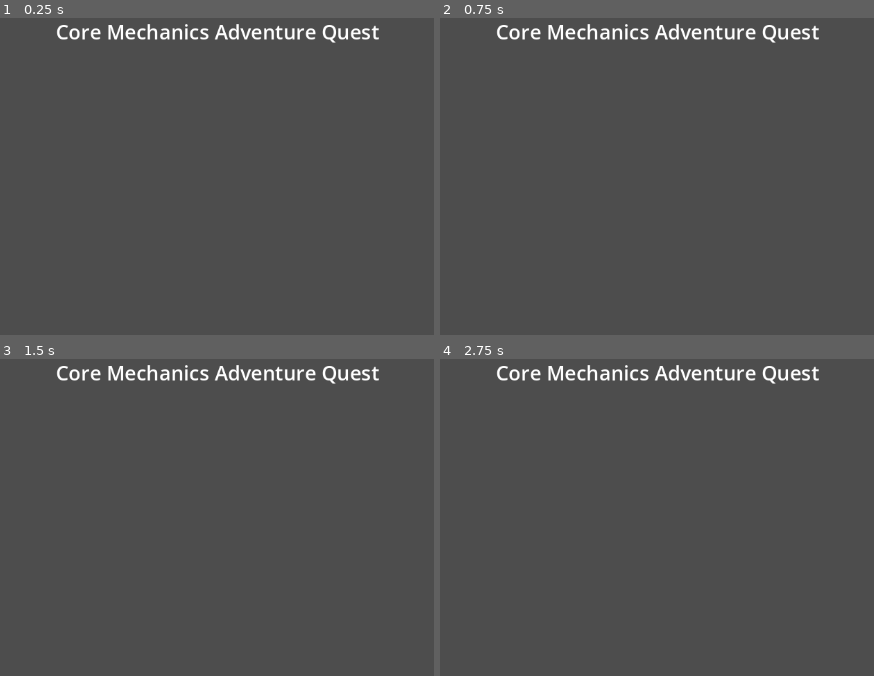
Above: before the commit, frames 1-4 (two rows, left to right).
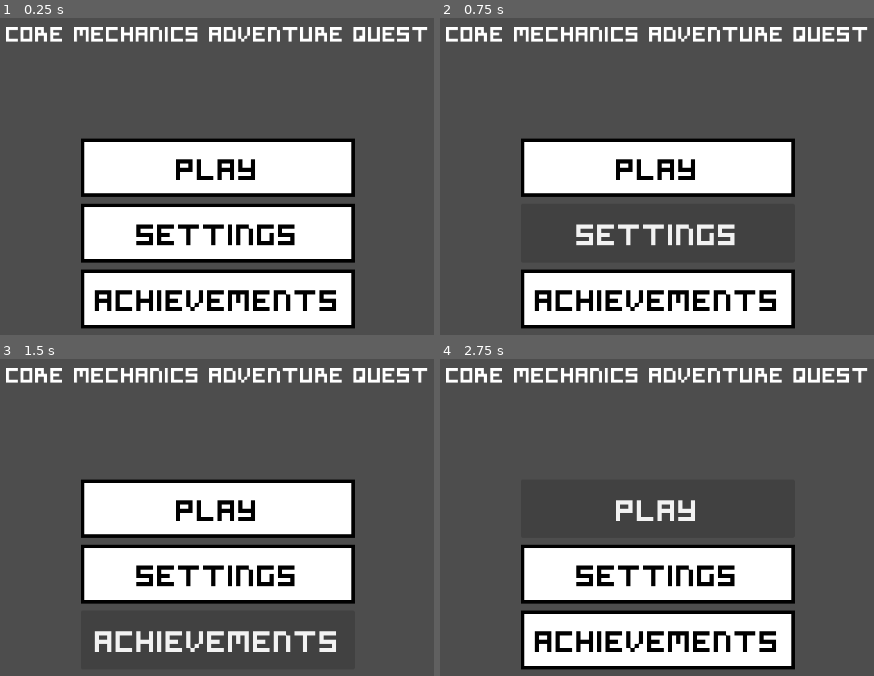
Above: after the commit, the same moments.

Repository: AramCZdev/Core-Mechanics-Adventure-Quest
Game: Godot game, scene res://scenes/mainmenu.tscn
The game is run twice, just before and just after one commit, with the same random seed, the same clock (stepped at 60 frames per second) and the same inputs. The project has no main scene, so this scene is started directly.
Inputs (mouse positions are in pixels of both pictures, inside the frame that each line leads up to):
- Up to frame 1 (0.25 s): no input
- Up to frame 2 (0.75 s): click (657, 233) at 0.5 s, where only the run after the commit has a clickable "Settings"
- Up to frame 3 (1.5 s): click (217, 641) at 1.25 s, where only the run after the commit has a clickable "Achievements"
- Up to frame 4 (2.75 s): click (657, 507) at 2 s, where only the run after the commit has a clickable "Play"

The runs differ from the first frame. In frame 1, 38% of the frame differs, in the area x 1-99%, y 1-99%; in frame 2, 27%; in frame 3, 28%; in frame 4, 27%.

Commit message:
Basic theme and buttons in the main menu

Diff:
--- /dev/null
+++ b/default_theme.tres
@@ -0,0 +1,17 @@
+[gd_resource type="Theme" format=3 uid="uid://b3d0wtk288b5d"]
+
+[ext_resource type="FontFile" uid="uid://deipet8iqu8q1" path="res://assets/Fonts/Symtext.ttf" id="1_e7bfs"]
+
+[sub_resource type="StyleBoxFlat" id="StyleBoxFlat_76dhe"]
+bg_color = Color(1, 1, 1, 1)
+border_width_left = 5
+border_width_top = 5
+border_width_right = 5
+border_width_bottom = 5
+border_color = Color(0, 0, 0, 1)
+
+[resource]
+default_font = ExtResource("1_e7bfs")
+Button/colors/font_color = Color(0, 0, 0, 1)
+Button/fonts/font = ExtResource("1_e7bfs")
+Button/styles/normal = SubResource("StyleBoxFlat_76dhe")
--- a/project.godot
+++ b/project.godot
@@ -14,6 +14,10 @@
 config/features=PackedStringArray("4.7")
 config/icon="res://assets/icon.svg"
 
+[gui]
+
+theme/custom_font="uid://deipet8iqu8q1"
+
 [rendering]
 
 renderer/rendering_method="gl_compatibility"
--- a/scenes/mainmenu.tscn
+++ b/scenes/mainmenu.tscn
@@ -1,4 +1,6 @@
 [gd_scene format=3 uid="uid://um3klr5elj32"]
+
+[ext_resource type="Theme" uid="uid://b3d0wtk288b5d" path="res://default_theme.tres" id="1_5mbse"]
 
 [node name="Control" type="Control" unique_id=204213643]
 layout_mode = 3
@@ -22,3 +24,40 @@
 text = "Core Mechanics Adventure Quest"
 horizontal_alignment = 1
 vertical_alignment = 1
+
+[node name="VBoxContainer" type="VBoxContainer" parent="." unique_id=389214622]
+layout_mode = 1
+anchors_preset = 8
+anchor_left = 0.5
+anchor_top = 0.5
+anchor_right = 0.5
+anchor_bottom = 0.5
+offset_left = -197.5
+offset_top = -137.25
+offset_right = 197.5
+offset_bottom = 137.25
+grow_horizontal = 2
+grow_vertical = 2
+theme_override_constants/separation = 10
+alignment = 1
+
+[node name="Play" type="Button" parent="VBoxContainer" unique_id=843432472]
+layout_mode = 2
+size_flags_vertical = 3
+theme = ExtResource("1_5mbse")
+theme_override_font_sizes/font_size = 41
+text = "Play"
+
+[node name="Settings" type="Button" parent="VBoxContainer" unique_id=2119407816]
+layout_mode = 2
+size_flags_vertical = 3
+theme = ExtResource("1_5mbse")
+theme_override_font_sizes/font_size = 41
+text = "Settings"
+
+[node name="Achievements" type="Button" parent="VBoxContainer" unique_id=1854912389]
+layout_mode = 2
+size_flags_vertical = 3
+theme = ExtResource("1_5mbse")
+theme_override_font_sizes/font_size = 41
+text = "Achievements"
Binary file added: assets/Fonts/Symtext.ttf
Not shown, added: assets/Fonts/Symtext.ttf.import
